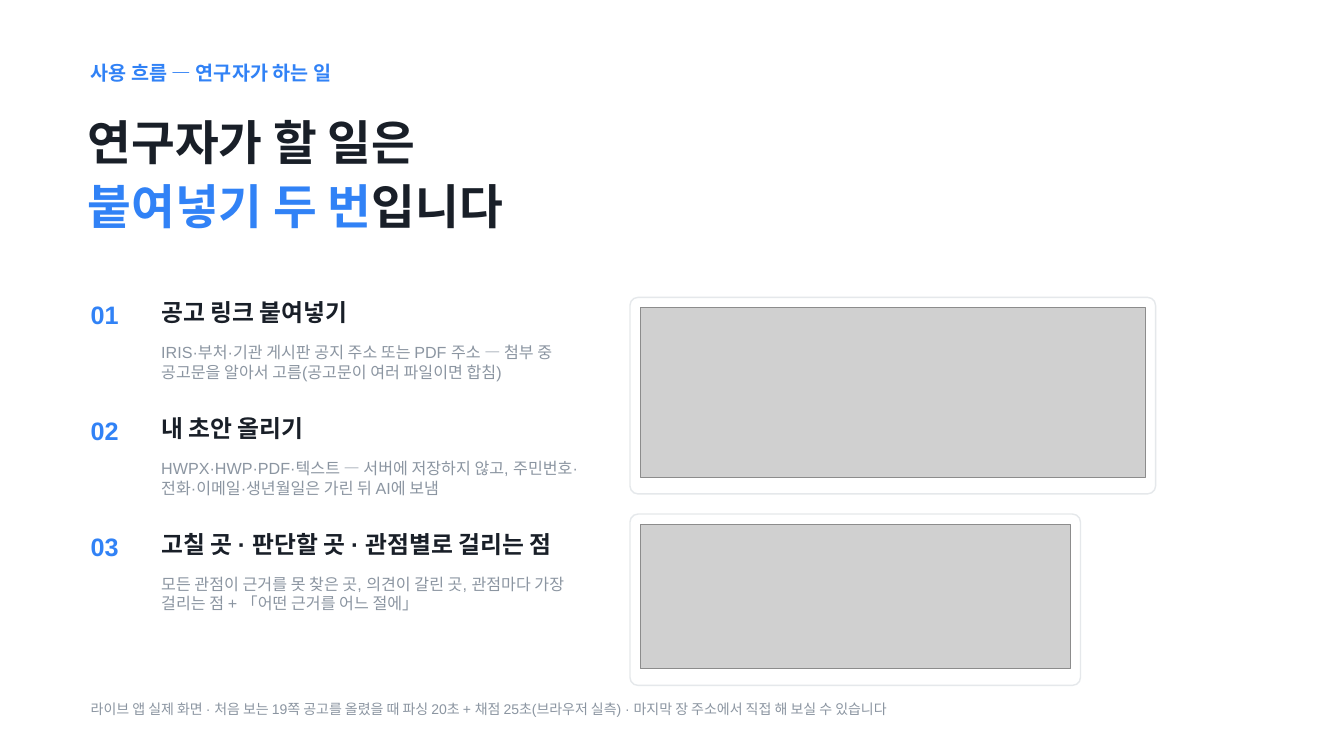
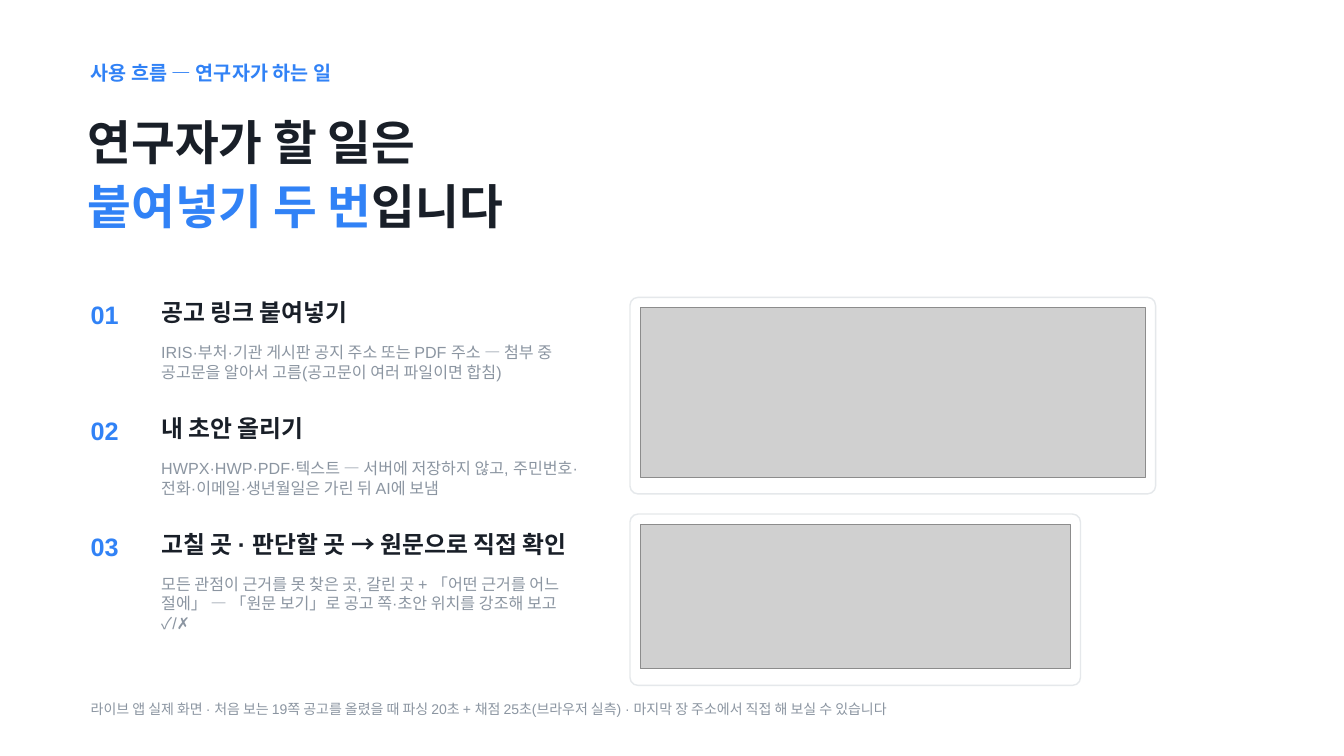
Before and after one commit to Ryugi62/rfp-to-fit, a slide deck: slide 4 of deliver/deck/RFP-to-Fit_루미아.pptx. Drawn at 1344x756 pixels with LibreOffice and Linux fonts; fonts in the diff are those of the drawing; grey boxes stand for pictures. Boxes give left, top, right and bottom in pixels: in the first picture for what was removed or moved away, otherwise in the second. Text is boxed around its words. In the diff, an @@ line names an element or a change of style, - is before the commit and + after.

```diff
--- a/deliver/deck/RFP-to-Fit_루미아.pptx
+++ b/deliver/deck/RFP-to-Fit_루미아.pptx
@@ text at <box>161,533,567,555</box>: text changed @@
-고칠 곳 · 판단할 곳 · 관점별로 걸리는 점
+고칠 곳 · 판단할 곳 → 원문으로 직접 확인
@@ text at <box>161,576,559,611</box>: text changed @@
-모든 관점이 근거를 못 찾은 곳, 의견이 갈린 곳, 관점마다 가장 걸리는 점 + 「어떤 근거를 어느 절에」
+모든 관점이 근거를 못 찾은 곳, 갈린 곳 + 「어떤 근거를 어느 절에」 — 「원문 보기」로 공고 쪽·초안 위치를 강조해 보고 ✓/✗
```
Also in this commit, not shown: 3 other slides changed, 9 other files.
